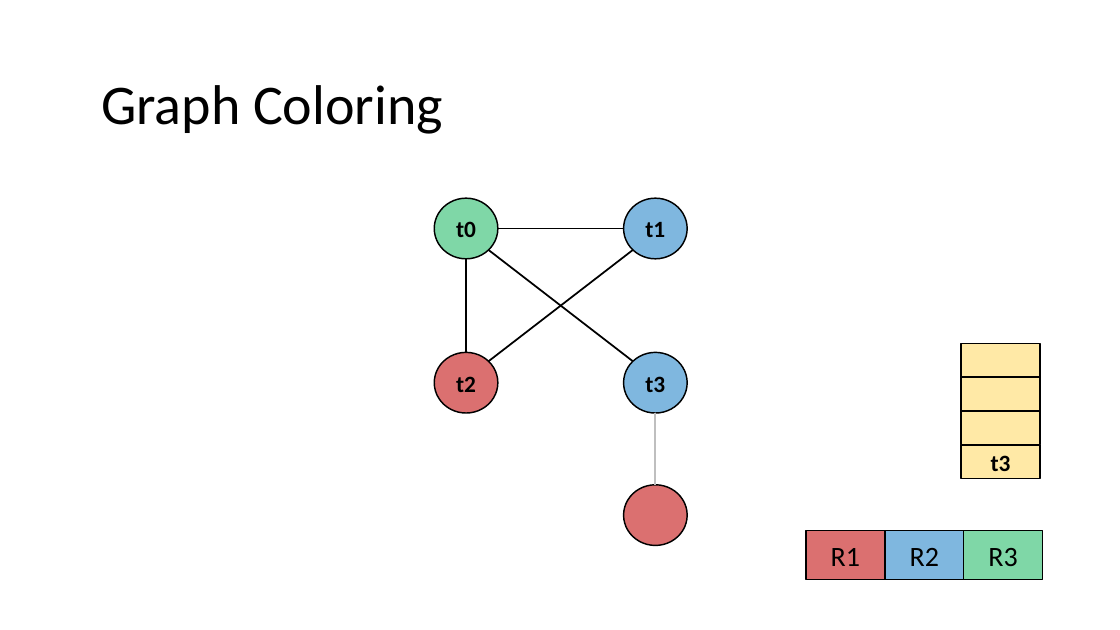
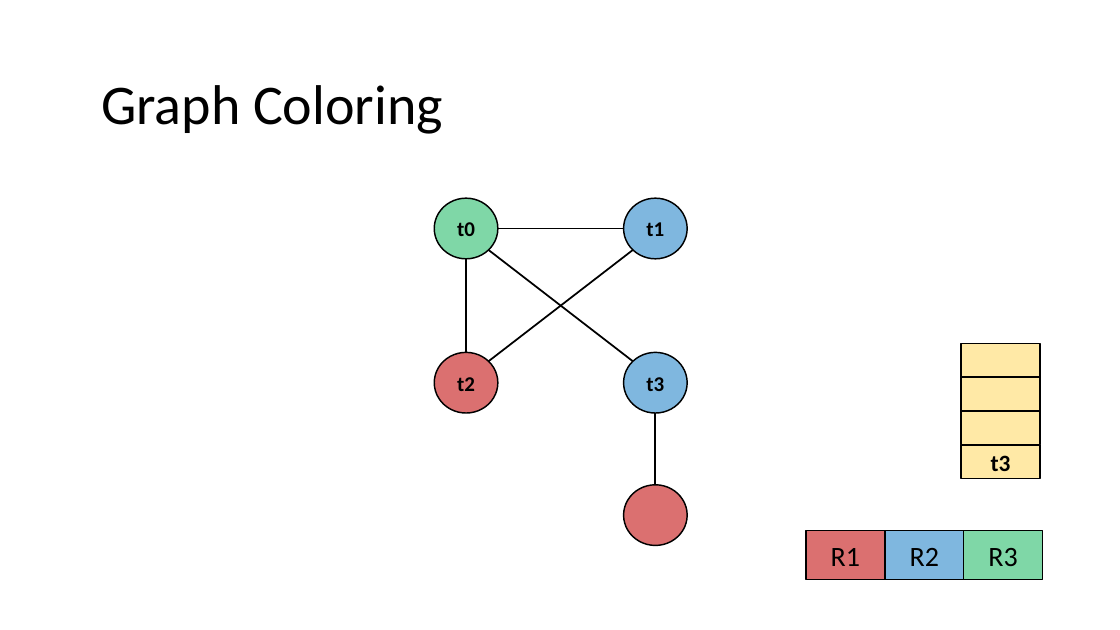
Before and after one commit to nivshani/compilation, a slide deck: slide 78 of slides/exam-questions.pptx (slide 80 before the commit). Drawn at 1120x630 pixels with LibreOffice and Linux fonts; fonts in the diff are those of the drawing. Boxes give left, top, right and bottom in pixels: in the first picture for what was removed or moved away, otherwise in the second. Text is boxed around its words. In the diff, an @@ line names an element or a change of style, - is before the commit and + after.

```diff
--- a/slides/exam-questions.pptx
+++ b/slides/exam-questions.pptx
@@ ellipse "t3" at [623,353,687,413]: size 20 to 18 pt @@
@@ line (655, 485) - (655, 413): stroke #BFBFBF 1.5 pt to #000000 1.5 pt @@
```
Also in this commit, not shown: 7 other slides changed, 2 slides removed, 1 other file.
